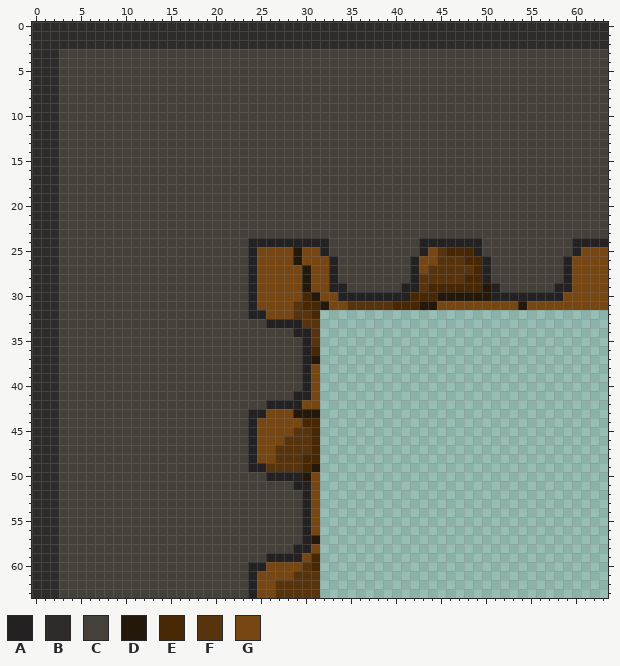
Pixel-art sprite -- sprites/wall_corner .png. That is the earlier state.
The file is 64x64 pixels. Colours within 5 levels of each other are drawn and written as one.
Palette (. is transparent): A #232121  B #2f2b2b  C #454039  D #23180a  E #482705  F #58340e  G #764613
New version:
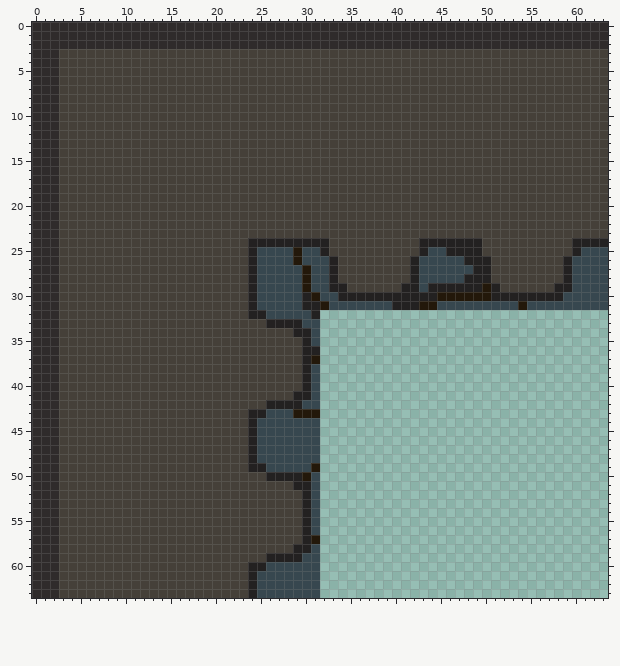
What changed:
@@ palette @@
-G #764613
+G #37474f
@@ x 27..51 @@
 24 AAAAAACCCCCCCCCCAAAAAAACC
-25 GGDGGACCCCCCCCCCAGFEEEACC
-26 GGDGGGACCCCCCCCAGGFFFEEAC
-27 GGGDGGACCCCCCCCAGFFFFFEAC
-28 GGGDGGACCCCCCCCAFFFFFEEAC
-29 GGGDGGAACCCCCCAAFEEEEEEDA
-30 GGGEDGGAAAAAAAAEEEDDDDDDA
-31 GGFEEDGGFFFFFEEEDDGGGGGGG
-32 GGFFE....................
-33 AAAFF....................
-34 CCAAF....................
-35 CCCAF....................
-36 CCCAE....................
+25 GGDGGACCCCCCCCCCAGGAAAACC
+26 GGDGGGACCCCCCCCAGGGGGAAAC
+27 GGGDGGACCCCCCCCAGGGGGGAAC
+28 GGGDGGACCCCCCCCAGGGGGAAAC
+29 GGGDGGAACCCCCCAAGAAAAAADA
+30 GGGADGGAAAAAAAAAAADDDDDDA
+31 GGGAADGGGGGGGAAADDGGGGGGG
+32 GGGGA....................
+33 AAAGG....................
+34 CCAAG....................
+35 CCCAG....................
+36 CCCAA....................
 37 CCCAD....................
@@ x 24..33 @@
 43 AAGGGDDD..
-44 AGGGGGEE..
-45 AGGGGFFE..
-46 AGGGFFFE..
-47 AGGFFFFE..
-48 AGGFFFEE..
-49 AAFFFFED..
+44 AGGGGGGG..
+45 AGGGGGGG..
+46 AGGGGGGG..
+47 AGGGGGGG..
+48 AGGGGGGG..
+49 AAGGGGGD..
 50 CCAAAADG..
@@ x 25..33 @@
 58 CCCCAAG..
-59 CAAAAGE..
-60 AGGGGFE..
-61 GGGGFFF..
-62 GGFFFFF..
-63 GGFFFFF..
+59 CAAAAGG..
+60 AGGGGGG..
+61 GGGGGGG..
+62 GGGGGGG..
+63 GGGGGGG..
